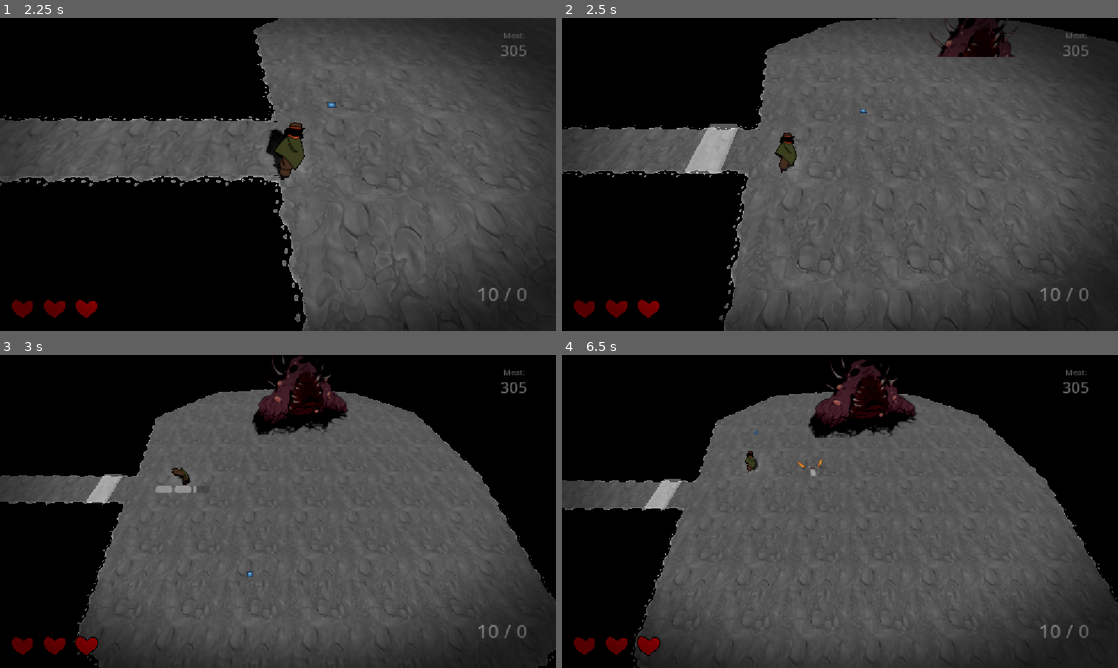
Above: before the commit, frames 1-4 (two rows, left to right).
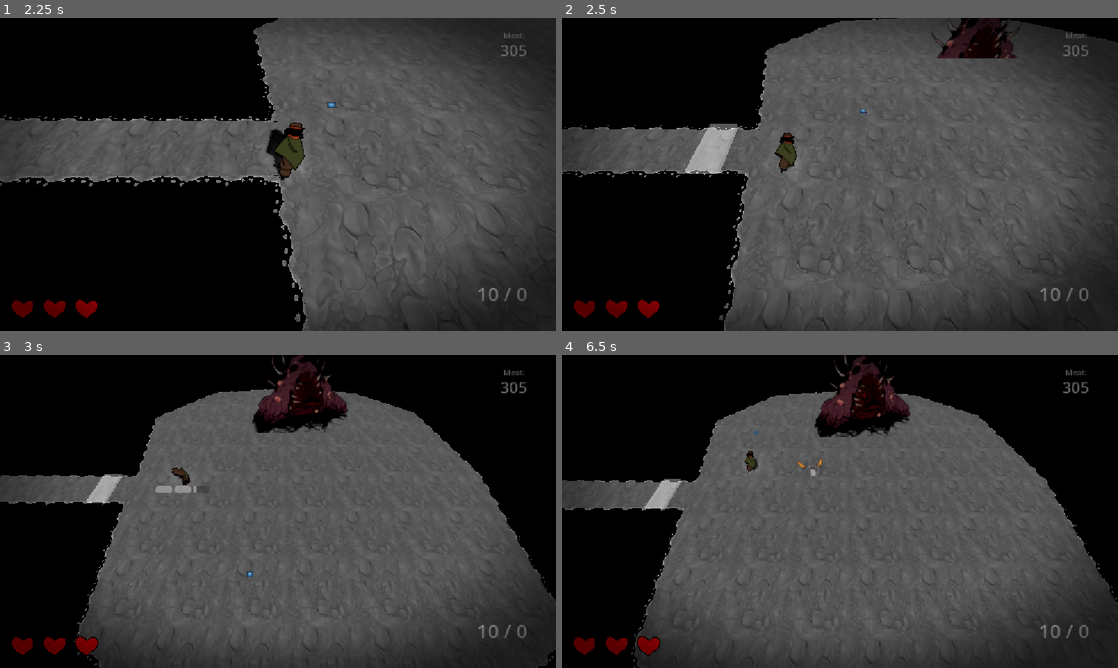
Above: after the commit, the same moments.

Repository: gmuGADIG/DEADSHOT
Game: Godot game, scene res://world/levels/mines/level_mines.tscn
Two runs of this game, one before a commit and one after it. Both use one fixed random seed, a clock stepped at 60 frames per second and the inputs below. This scene is started directly instead of the project's main scene. The engine's default icon, where the game draws it, is replaced by a stand-in: a white triangle on a blue panel in a dark square. Sound files missing from this copy of the repository are replaced by a short silence.
Inputs (mouse positions are in pixels of both pictures, inside the frame that each line leads up to):
- Up to frame 1 (2.25 s): move the mouse to (400, 158) at 0.52 s; press the mouse at (400, 158) at 0.53 s; hold D (move_right) 0.53-1.28 s; move the mouse to (166, 190) at 1.27 s; release the mouse at (166, 190) at 1.28 s; hold S (move_down) 1.28-2.03 s; tap E (interact) at 1.35 s; move the mouse to (333, 105) at 2.02 s; hold D (move_right) from 2.03 s (still down); hold Shift (quick_purchase) from 2.03 s (still down)
- Up to frame 2 (2.5 s): keep holding D (move_right); keep holding Shift (quick_purchase)
- Up to frame 3 (3 s): move the mouse to (250, 574) at 2.77 s; release D (move_right) at 2.78 s; release Shift (quick_purchase) at 2.78 s; hold W (move_up) from 2.78 s (still down); tap Space (roll) at 2.85 s
- Up to frame 4 (6.5 s): move the mouse to (1006, 558) at 3.52 s; release W (move_up) at 3.53 s; hold Right mouse button (whip) 3.53-4.28 s; hold A (move_left) 3.53-5.03 s; move the mouse to (673, 464) at 4.27 s; click (673, 464) at 4.35 s; move the mouse to (867, 511) at 5.02 s; hold S (move_down) 5.03-5.78 s; hold E (interact) 5.03-5.78 s; move the mouse to (756, 433) at 5.77 s; hold D (move_right) from 5.78 s (still down); tap Shift (quick_purchase) at 5.85 s

Frame 1 is identical in both runs. In frame 2, 0.3% of the frame differs, in the area x 66-83%, y 0-13%; in frame 3, less than 0.1%; in frame 4, 1.0%, in the area x 44-64%, y 0-27%.

Commit message:
Chunk shot

Diff:
--- a/world/enemy/bosses/mass/mass_chunk.tscn
+++ b/world/enemy/bosses/mass/mass_chunk.tscn
@@ -1,17 +1,18 @@
 [gd_scene load_steps=4 format=3 uid="uid://xug45fo2qtmw"]
 
-[ext_resource type="PackedScene" uid="uid://bdo2hhkl4eici" path="res://world/enemy/Enemy Bullets/enemy_bullet.tscn" id="1_h0uap"]
+[ext_resource type="PackedScene" uid="uid://53setitiasq8" path="res://world/enemy/Enemy Bullets/enemy_bullet.tscn" id="1_h0uap"]
 [ext_resource type="Texture2D" uid="uid://di2fa8ln64nqe" path="res://world/pickups/corrupt_heart/corrupt_heart.png" id="2_gie5e"]
 
 [sub_resource type="SphereShape3D" id="SphereShape3D_1apru"]
 radius = 1.0
 
 [node name="Node3D" instance=ExtResource("1_h0uap")]
-bullet_speed = 20.0
+speed = 20.0
 
 [node name="Sprite3D" parent="." index="0"]
 transform = Transform3D(0.59, 0, 0, 0, 0.59, 0, 0, 0, 0.59, 0.04096663, 0, 0)
 texture = ExtResource("2_gie5e")
 
-[node name="CollisionShape3D" parent="Area3D" index="0"]
+[node name="Area3D#CollisionShape3D" type="CollisionShape3D" parent="." index="1"]
+transform = Transform3D(-4.371139e-08, -1, 0, -4.371139e-08, 1.9106855e-15, -1, 1, -4.371139e-08, -4.371139e-08, 0, 0, 0)
 shape = SubResource("SphereShape3D_1apru")
--- a/world/enemy/bosses/mass/the_mass.gd
+++ b/world/enemy/bosses/mass/the_mass.gd
@@ -25,6 +25,7 @@
 	super._ready()
 	$%Health.damaged.connect(func() -> void:
 		if phase == 1 && $Health.health <= $Health.max_health/2:
+			$FakeChunk.hide()
 			$ActionPlayer.play("phase_change")
 			phase = 2
 	)
@@ -136,14 +137,13 @@
 	spike_spin_angle+=spike_spin_direction*15
 
 #BUG: uses EnemyBullet but EnemyBullet has been refactored out
-#func shoot_chunk() -> void:dssd
-	#if Player.instance.current_state != Player.PlayerState.ROLLING:
-		#returnsd
-	#
-	#await get_tree().create_timer(0.5).timeout
-	#var new_chunk : EnemyBullet = chunk.instantiate()
-	#add_sibling(new_chunk)
-	#new_chunk.global_position = $BulletSpawnPoint.global_position
-	#new_chunk.set_target(Player.instance.global_position+Player.instance.velocity*0.6)
-	##var shoot_angle_rad : float = deg_to_rad(randf_range(-schunk_spread_degrees))
-	##new_chunk.direction = new_chunk.direction.rotated(Vector3.UP,shoot_angle_rad)
+func shoot_chunk() -> void:
+
+	var new_chunk : Bullet = chunk.instantiate()
+	add_sibling(new_chunk)
+	new_chunk.global_position = $BulletSpawnPoint.global_position
+	var target : Vector3 = Player.instance.global_position
+	target += 0.05*Player.instance.velocity*global_position.distance_to(Player.instance.global_position)
+	new_chunk.set_target(target)
+	#var shoot_angle_rad : float = deg_to_rad(randf_range(-schunk_spread_degrees))
+	#new_chunk.direction = new_chunk.direction.rotated(Vector3.UP,shoot_angle_rad)
--- a/world/enemy/bosses/mass/the_mass.tscn
+++ b/world/enemy/bosses/mass/the_mass.tscn
@@ -7,6 +7,7 @@
 [ext_resource type="PackedScene" uid="uid://xug45fo2qtmw" path="res://world/enemy/bosses/mass/mass_chunk.tscn" id="4_6qvwf"]
 [ext_resource type="Script" uid="uid://c34j1choqmasd" path="res://world/enemy/bosses/mass/enemy_spitter.gd" id="6_wko6n"]
 [ext_resource type="PackedScene" uid="uid://dxdkwdigtcn43" path="res://world/enemy/test/enemy_test.tscn" id="7_2il7s"]
+[ext_resource type="Texture2D" uid="uid://di2fa8ln64nqe" path="res://world/pickups/corrupt_heart/corrupt_heart.png" id="8_b8f6a"]
 
 [sub_resource type="BoxShape3D" id="BoxShape3D_b8f6a"]
 size = Vector3(11.355682, 5.3653564, 3.9311523)
@@ -40,20 +41,39 @@
 "update": 1,
 "values": [0]
 }
+tracks/2/type = "value"
+tracks/2/imported = false
+tracks/2/enabled = true
+tracks/2/path = NodePath("FakeChunk:visible")
+tracks/2/interp = 1
+tracks/2/loop_wrap = true
+tracks/2/keys = {
+"times": PackedFloat32Array(0),
+"transitions": PackedFloat32Array(1),
+"update": 1,
+"values": [false]
+}
+tracks/3/type = "scale_3d"
+tracks/3/imported = false
+tracks/3/enabled = true
+tracks/3/path = NodePath("FakeChunk")
+tracks/3/interp = 1
+tracks/3/loop_wrap = true
+tracks/3/keys = PackedFloat32Array(0, 1, 1, 1, 1)
 
 [sub_resource type="Animation" id="Animation_6qvwf"]
 resource_name = "phase_1_chunk"
-length = 2.5
-step = 0.2
-tracks/0/type = "method"
-tracks/0/imported = false
-tracks/0/enabled = true
-tracks/0/path = NodePath(".")
-tracks/0/interp = 1
-tracks/0/loop_wrap = true
-tracks/0/keys = {
-"times": PackedFloat32Array(0, 0.2, 0.4, 0.6, 0.8, 1, 1.2, 1.4, 1.6, 1.8, 2, 2.2),
-"transitions": PackedFloat32Array(1, 1, 1, 1, 1, 1, 1, 1, 1, 1, 1, 1),
+length = 6.0
+step = 0.1
+tracks/0/type = "method"
+tracks/0/imported = false
+tracks/0/enabled = true
+tracks/0/path = NodePath(".")
+tracks/0/interp = 1
+tracks/0/loop_wrap = true
+tracks/0/keys = {
+"times": PackedFloat32Array(1.5, 3, 4.5),
+"transitions": PackedFloat32Array(1, 1, 1),
 "values": [{
 "args": [],
 "method": &"shoot_chunk"
@@ -63,35 +83,41 @@
 }, {
 "args": [],
 "method": &"shoot_chunk"
-}, {
-"args": [],
-"method": &"shoot_chunk"
-}, {
-"args": [],
-"method": &"shoot_chunk"
-}, {
-"args": [],
-"method": &"shoot_chunk"
-}, {
-"args": [],
-"method": &"shoot_chunk"
-}, {
-"args": [],
-"method": &"shoot_chunk"
-}, {
-"args": [],
-"method": &"shoot_chunk"
-}, {
-"args": [],
-"method": &"shoot_chunk"
-}, {
-"args": [],
-"method": &"shoot_chunk"
-}, {
-"args": [],
-"method": &"shoot_chunk"
-}]
-}
+}]
+}
+tracks/1/type = "scale_3d"
+tracks/1/imported = false
+tracks/1/enabled = true
+tracks/1/path = NodePath("FakeChunk")
+tracks/1/interp = 1
+tracks/1/loop_wrap = true
+tracks/1/keys = PackedFloat32Array(0.1, 1, 0, 0, 0, 1.5, 1, 0.6, 0.6, 0.6, 1.6, 1, 0, 0, 0, 3, 1, 0.6, 0.6, 0.6, 3.1, 1, 0, 0, 0, 4.5, 1, 0.6, 0.6, 0.6, 4.6, 1, 0, 0, 0)
+tracks/2/type = "value"
+tracks/2/imported = false
+tracks/2/enabled = true
+tracks/2/path = NodePath("FakeChunk:visible")
+tracks/2/interp = 1
+tracks/2/loop_wrap = true
+tracks/2/keys = {
+"times": PackedFloat32Array(0.100000024, 1.5, 1.6, 3, 3.1, 4.5),
+"transitions": PackedFloat32Array(1, 1, 1, 1, 1, 1),
+"update": 1,
+"values": [true, false, true, false, true, false]
+}
+tracks/3/type = "position_3d"
+tracks/3/imported = false
+tracks/3/enabled = true
+tracks/3/path = NodePath("Sprite3D")
+tracks/3/interp = 1
+tracks/3/loop_wrap = true
+tracks/3/keys = PackedFloat32Array(0, 1, 0, 0, 0, 1.3000002, 1, 0, 0, 0, 1.5, 1, 0, 0.5, 0, 1.6999998, 1, 0, 0, 0, 2.8000002, 1, 0, 0, 0, 3, 1, 0, 0.5, 0, 3.1999998, 1, 0, 0, 0, 4.3, 1, 0, 0, 0, 4.5, 1, 0, 0.5, 0, 4.7, 1, 0, 0, 0)
+tracks/4/type = "scale_3d"
+tracks/4/imported = false
+tracks/4/enabled = true
+tracks/4/path = NodePath("Sprite3D")
+tracks/4/interp = 1
+tracks/4/loop_wrap = true
+tracks/4/keys = PackedFloat32Array(0, 1, 0.305, 0.305, 0.305, 1.3000002, 1, 0.32, 0.27, 0.305, 1.5, 1, 0.27, 0.35, 0.305, 1.6999998, 1, 0.305, 0.305, 0.305, 2.8000002, 1, 0.32, 0.27, 0.305, 3, 1, 0.27, 0.35, 0.305, 3.1999998, 1, 0.305, 0.305, 0.305, 4.3, 1, 0.32, 0.27, 0.305, 4.5, 1, 0.27, 0.35, 0.305, 4.7, 1, 0.305, 0.305, 0.305)
 
 [sub_resource type="Animation" id="Animation_k1noq"]
 resource_name = "phase_1_rapid_spike"
@@ -587,22 +613,22 @@
 
 [sub_resource type="Animation" id="Animation_s2jdb"]
 resource_name = "phase_change"
-length = 8.5
-step = 0.5
+length = 3.4
+step = 0.1
 tracks/0/type = "position_3d"
 tracks/0/imported = false
 tracks/0/enabled = true
 tracks/0/path = NodePath("Sprite3D")
 tracks/0/interp = 1
 tracks/0/loop_wrap = true
-tracks/0/keys = PackedFloat32Array(0, 1, 0, 0, 0, 0.07692308 …(92 unchanged characters)… 1, -0.25, 0, 0, 0.3846154, 1, 0, 0, 0, 1, 1, 0, 0, 0, 1.4, 1, 0, 0, 0, 1.5999999, 1, -0.5, 0, 0, 1.7999997, 1, 0.5, -1, 0, 2, 1, -0.5, -2, 0, 2.1999998, 1, 0.5, -3, 0, 2.4, 1, -0.5, -4, 0, 2.6, 1, 0.5, -5, 0, 2.7999997, 1, -0.5, -6, 0, 3, 1, 0.5, -7, 0, 3.7, 1, 0.5, -7, 0, 3.8999999, 1, -0.5, -6, 0, 4.1000004, 1, 0.5, -5, 0, 4.3, 1, -0.5, -4, 0, 4.5, 1, 0.5, -3, 0, 4.7, 1, -0.5, -2, 0, 4.8999996, 1, 0.5, -1, 0, 5.1000004, 1, -0.5, 0, 0, 5.3, 1, 0, 0, 0, 6.3, 1, 0, 0, 0, 6.4615383, 1, -0.5, 0, 0, 6.6153846, 1, 0.5, 0, 0, 6.769231, 1, 0, 0, 0, 6.923077, 1, 0.5, 0, 0, 7.076923, 1, 0, 0, 0)
+tracks/0/keys = PackedFloat32Array(0, 1, 0, 0, 0, 0.07692308 …(92 unchanged characters)… 1, -0.25, 0, 0, 0.3846154, 1, 0, 0, 0, 1.3, 1, 0, 0, 0, 1.4615381, 1, -0.5, 0, 0, 1.6153843, 1, 0.5, 0, 0, 1.7692306, 1, 0, 0, 0, 1.9230769, 1, 0.5, 0, 0, 2.0769227, 1, 0, 0, 0)
 tracks/1/type = "scale_3d"
 tracks/1/imported = false
 tracks/1/enabled = true
 tracks/1/path = NodePath("Sprite3D")
 tracks/1/interp = 1
 tracks/1/loop_wrap = true
-tracks/1/keys = PackedFloat32Array(0, 1, 0.305, 0.305, 0.305, 0.19999993, 1, 0.27, 0.35, 0.305, 0.3000002, 1, 0.305, 0.305, 0.305, 1, 1, 0.305, 0.305, 0.305, 1.1999999, 1, 0.27, 0.35, 0.305, 1.3000002, 1, 0.305, 0.305, 0.305, 1.5, 1, 0.35, 0.28, 0.305, 5.1000004, 1, 0.305, 0.305, 0.305, 5.3, 1, 0.27, 0.35, 0.305, 5.4000006, 1, 0.305, 0.305, 0.305, 5.6000004, 1, 0.35, 0.28, 0.305, 5.7, 1, 0.305, 0.305, 0.305, 6.1, 1, 0.305, 0.305, 0.305, 6.2999997, 1, 0.27, 0.35, 0.305, 7, 1, 0.27, 0.35, 0.305, 7.1000004, 1, 0.305, 0.305, 0.305, 7.3, 1, 0.35, 0.28, 0.305, 7.3999996, 1, 0.305, 0.305, 0.305)
+tracks/1/keys = PackedFloat32Array(0, 1, 0.305, 0.305, 0.305, 0.19999993, 1, 0.27, 0.35, 0.305, 0.3000002, 1, 0.305, 0.305, 0.305, 1.0999997, 1, 0.305, 0.305, 0.305, 1.2999995, 1, 0.27, 0.35, 0.305, 1.9999998, 1, 0.27, 0.35, 0.305, 2.1000001, 1, 0.305, 0.305, 0.305, 2.3, 1, 0.35, 0.28, 0.305, 2.3999994, 1, 0.305, 0.305, 0.305)
 tracks/2/type = "method"
 tracks/2/imported = false
 tracks/2/enabled = true
@@ -610,12 +636,9 @@
 tracks/2/interp = 1
 tracks/2/loop_wrap = true
 tracks/2/keys = {
-"times": PackedFloat32Array(3.3),
-"transitions": PackedFloat32Array(1),
-"values": [{
-"args": [],
-"method": &"teleport_to_center"
-}]
+"times": PackedFloat32Array(),
+"transitions": PackedFloat32Array(),
+"values": []
 }
 tracks/3/type = "value"
 tracks/3/imported = false
@@ -624,11 +647,69 @@
 tracks/3/interp = 1
 tracks/3/loop_wrap = true
 tracks/3/keys = {
-"times": PackedFloat32Array(0, 8.5),
+"times": PackedFloat32Array(0, 3.4),
 "transitions": PackedFloat32Array(1, 1),
 "update": 1,
 "values": [4, 0]
 }
+
+[sub_resource type="Animation" id="Animation_mu05a"]
+resource_name = "phase_2_chunk"
+length = 4.5
+step = 0.1
+tracks/0/type = "method"
+tracks/0/imported = false
+tracks/0/enabled = true
+tracks/0/path = NodePath(".")
+tracks/0/interp = 1
+tracks/0/loop_wrap = true
+tracks/0/keys = {
+"times": PackedFloat32Array(1.2, 2.4, 3.6),
+"transitions": PackedFloat32Array(1, 1, 1),
+"values": [{
+"args": [],
+"method": &"shoot_chunk"
+}, {
+"args": [],
+"method": &"shoot_chunk"
+}, {
+"args": [],
+"method": &"shoot_chunk"
+}]
+}
+tracks/1/type = "scale_3d"
+tracks/1/imported = false
+tracks/1/enabled = true
+tracks/1/path = NodePath("FakeChunk")
+tracks/1/interp = 1
+tracks/1/loop_wrap = true
+tracks/1/keys = PackedFloat32Array(0.1, 1, 0, 0, 0, 1.2, 1, 0.6, 0.6, 0.6, 1.3000001, 1, 0, 0, 0, 2.4, 1, 0.6, 0.6, 0.6, 2.5, 1, 0, 0, 0, 3.6, 1, 0.6, 0.6, 0.6, 3.6999998, 1, 0, 0, 0)
+tracks/2/type = "value"
+tracks/2/imported = false
+tracks/2/enabled = true
+tracks/2/path = NodePath("FakeChunk:visible")
+tracks/2/interp = 1
+tracks/2/loop_wrap = true
+tracks/2/keys = {
+"times": PackedFloat32Array(0.100000024, 1.2, 1.3000001, 2.4, 2.5, 3.6),
+"transitions": PackedFloat32Array(1, 1, 1, 1, 1, 1),
+"update": 1,
+"values": [true, false, true, false, true, false]
+}
+tracks/3/type = "position_3d"
+tracks/3/imported = false
+tracks/3/enabled = true
+tracks/3/path = NodePath("Sprite3D")
+tracks/3/interp = 1
+tracks/3/loop_wrap = true
+tracks/3/keys = PackedFloat32Array(0, 1, 0, 0, 0, 1.0000002, 1, 0, 0, 0, 1.2, 1, 0, 0.5, 0, 1.3999999, 1, 0, 0, 0, 2.2000003, 1, 0, 0, 0, 2.4, 1, 0, 0.5, 0, 2.6, 1, 0, 0, 0, 3.4, 1, 0, 0, 0, 3.6, 1, 0, 0.5, 0, 3.7999997, 1, 0, 0, 0)
+tracks/4/type = "scale_3d"
+tracks/4/imported = false
+tracks/4/enabled = true
+tracks/4/path = NodePath("Sprite3D")
+tracks/4/interp = 1
+tracks/4/loop_wrap = true
+tracks/4/keys = PackedFloat32Array(0, 1, 0.305, 0.305, 0.305, 1.0000002, 1, 0.32, 0.27, 0.305, 1.2, 1, 0.27, 0.35, 0.305, 1.3999999, 1, 0.305, 0.305, 0.305, 2.2000003, 1, 0.32, 0.27, 0.305, 2.4, 1, 0.27, 0.35, 0.305, 2.6, 1, 0.305, 0.305, 0.305, 3.4, 1, 0.32, 0.27, 0.305, 3.6, 1, 0.27, 0.35, 0.305, 3.7999997, 1, 0.305, 0.305, 0.305)
 
 [sub_resource type="AnimationLibrary" id="AnimationLibrary_k1noq"]
 _data = {
@@ -637,6 +718,7 @@
 &"phase_1_rapid_spike": SubResource("Animation_k1noq"),
 &"phase_1_spike_field": SubResource("Animation_wko6n"),
 &"phase_1_spit_enemy": SubResource("Animation_txmqb"),
+&"phase_2_chunk": SubResource("Animation_mu05a"),
 &"phase_2_rapid_spike": SubResource("Animation_we0e7"),
 &"phase_2_spike_field": SubResource("Animation_2il7s"),
 &"phase_2_spike_spin": SubResource("Animation_c6uyn"),
@@ -656,15 +738,15 @@
 chunk_spread_degrees = 30.0
 enemy_spawn_dist_min = 8.0
 enemy_spawn_dist_max = 18.0
-phase_1_action_names = Array[StringName]([&"phase_1_rapid_spike", &"phase_1_spike_field", &"phase_1_spit_enemy"])
-phase_2_action_names = Array[StringName]([&"phase_2_rapid_spike", &"phase_2_spike_field", &"phase_2_spit_enemy"])
+phase_1_action_names = Array[StringName]([&"phase_1_rapid_spike", &"phase_1_spike_field", &"phase_1_spit_enemy", &"phase_1_chunk"])
+phase_2_action_names = Array[StringName]([&"phase_2_rapid_spike", &"phase_2_spike_field", &"phase_2_spit_enemy", &"phase_2_chunk"])
 action_player = NodePath("ActionPlayer")
 
 [node name="CollisionShape3D" parent="." index="0"]
 shape = SubResource("BoxShape3D_b8f6a")
 
 [node name="Sprite3D" parent="." index="1"]
-transform = Transform3D(0.305, 0, 0, 0, 0.26413772, 0.15250008, 0, -0.15250008, 0.26413772, 0, 0, 0)
+transform = Transform3D(0.305, 0, 0, 0, 0.27642387, 0.12889858, 0, -0.12889858, 0.27642387, 0, 0, 0)
 offset = Vector2(0, 400)
 texture = ExtResource("3_we0e7")
 
@@ -687,3 +769,8 @@
 libraries = {
 &"": SubResource("AnimationLibrary_k1noq")
 }
+
+[node name="FakeChunk" type="Sprite3D" parent="." index="12"]
+transform = Transform3D(1, 0, 0, 0, 1, 0, 0, 0, 1, 0.08410025, 1.9897518, 0)
+visible = false
+texture = ExtResource("8_b8f6a")
Not shown: 1 places in world/enemy/bosses/mass/the_mass.tscn that only renumber resources
